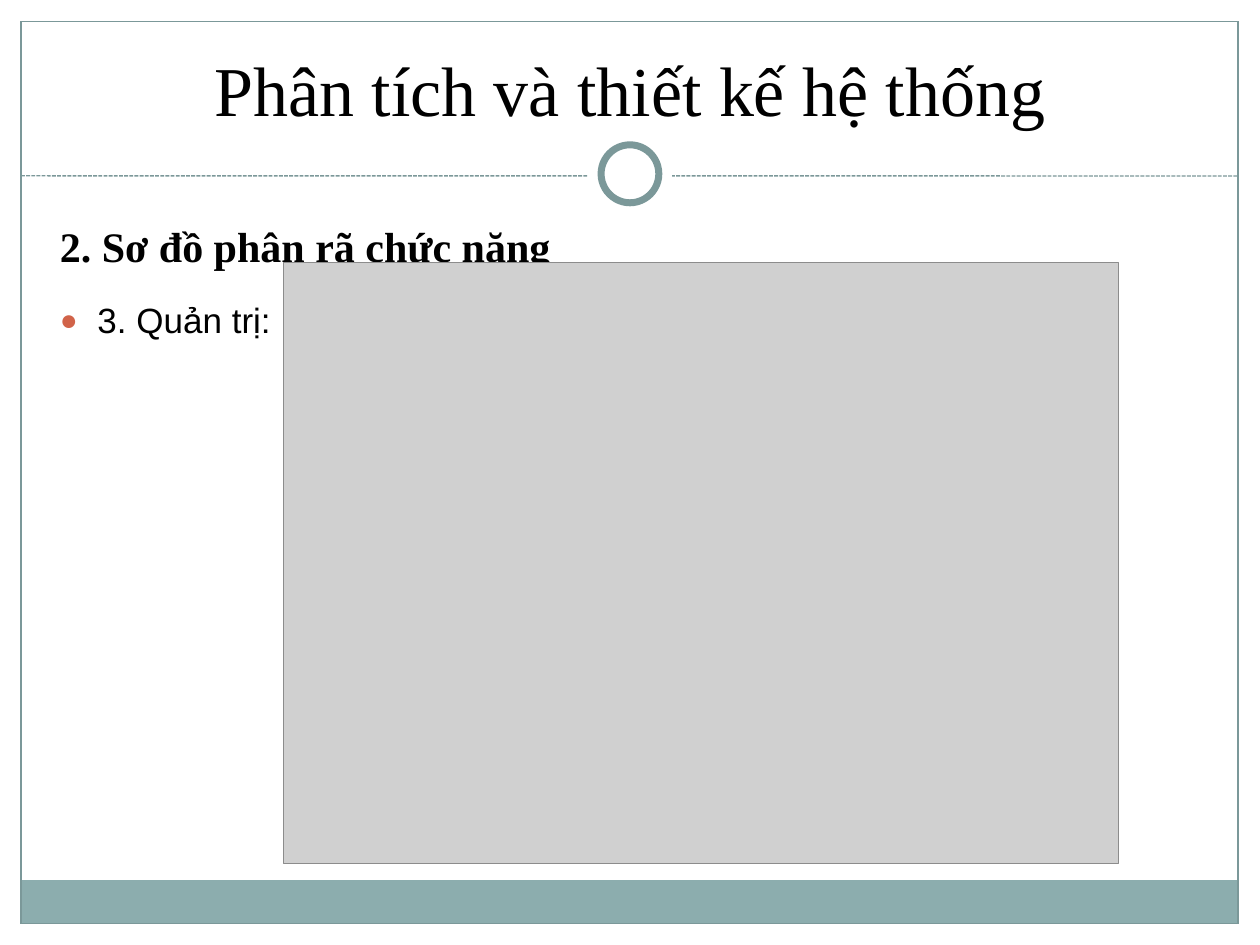
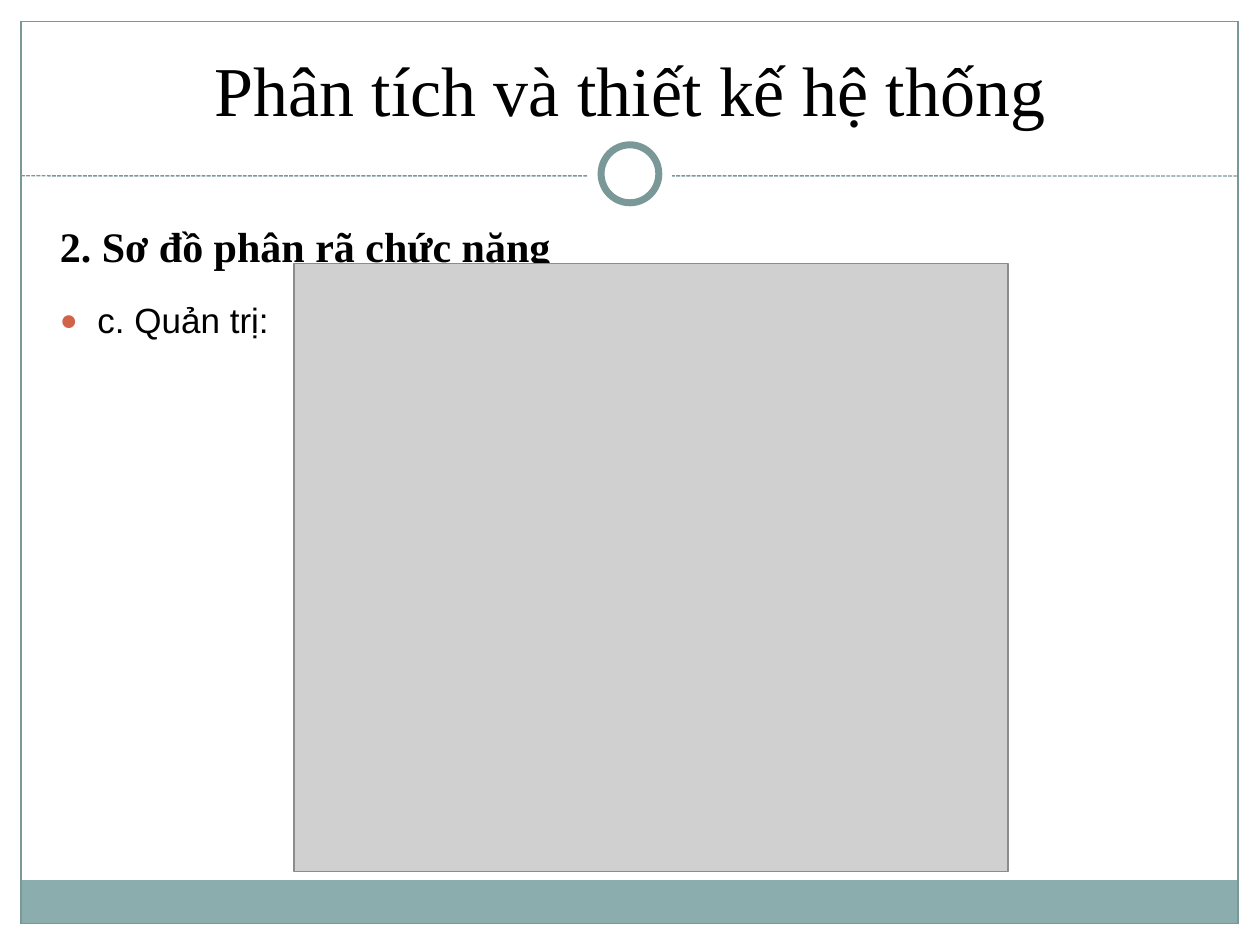
Before and after one commit to trungvdhp/cong-thong-tin-sv, a slide deck: slide 8 of BaoCao/Moodle/Reports/Vimaru-Moodle-Slide.pptx (slide 16 before the commit). Drawn at 1260x945 pixels with LibreOffice and Linux fonts; fonts in the diff are those of the drawing; grey boxes stand for pictures. Boxes give left, top, right and bottom in pixels: in the first picture for what was removed or moved away, otherwise in the second. Text is boxed around its words. In the diff, an @@ line names an element or a change of style, - is before the commit and + after.

```diff
--- a/BaoCao/Moodle/Reports/Vimaru-Moodle-Slide.pptx
+++ b/BaoCao/Moodle/Reports/Vimaru-Moodle-Slide.pptx
@@ picture: place and size @@
-picture at <box>284,262,1118,863</box>
+picture at <box>294,263,1008,871</box>
@@ text at <box>97,307,269,340</box>: text changed @@
-● 3. Quản trị:
+● c. Quản trị:
```
Also in this commit, not shown: 15 other slides changed, 2 slides added, 10 slides removed, 37 other files.
